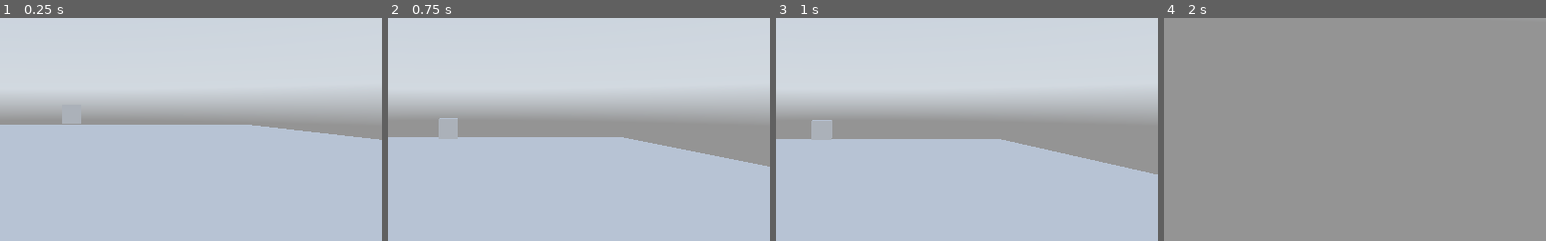
Above: before the commit, frames 1-4 (left to right).
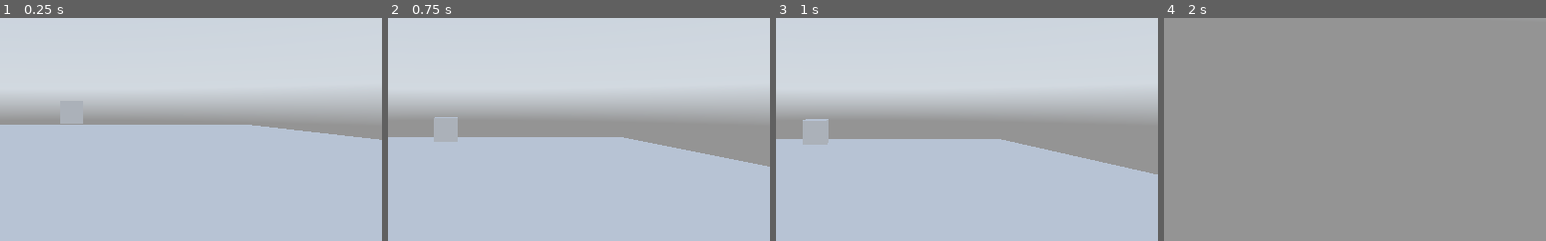
Above: after the commit, the same moments.

Repository: RichardBrowning/3DayProject
Game: Godot game, scene res://Lobby.tscn
The game is run twice, just before and just after one commit, with the same random seed, the same clock (stepped at 60 frames per second) and the same inputs. A sky picture missing from this copy of the repository is replaced by a grey-blue gradient.
Inputs (mouse positions are % of the whole screen's width and height, from its top left):
- Up to frame 1 (0.25 s): no input
- Up to frame 2 (0.75 s): tap Enter (ui_accept) at 0.5 s; move the mouse to (72, 45) at 0.52 s; hold Right (ui_right) from 0.53 s (still down); click (72, 45) at 0.67 s
- Up to frame 3 (1 s): keep holding Right (ui_right); tap Enter (ui_accept) at 0.77 s
- Up to frame 4 (2 s): move the mouse to (45, 50) at 1.27 s; release Right (ui_right) at 1.28 s; hold Up (ui_up) from 1.28 s (still down); tap Enter (ui_accept) at 1.52 s
The pictures show only the part of the screen within x 41-91%, y 31-81%; the shares and areas given below are measured in that part.

The runs differ from the first frame. In frame 1, less than 0.1% of the frame differs, in the area x 15-22%, y 44-48%; in frame 2, 0.2%; in frame 3, 0.5%, in the area x 7-15%, y 45-57%; in frame 4, nothing differs.
Error before the commit: Parse Error: Too few arguments for "move_and_slide()" call. Expected at least 1. (res://Enemy.gd:15)

Commit message:
Move and slide is successful

Diff:
--- a/Enemy.gd
+++ b/Enemy.gd
@@ -1,18 +1,25 @@
 extends KinematicBody
 
 const GRAVITY = -.2;
-var velocity = Vector3.ZERO
+const MOVE_SPEED = 3.5;
+onready var target_position = get_parent().get_node("CollisionArea").transform.origin;
+
 # Declare member variables here. Examples:
 # var a = 2
 # var b = "text"
-
+var isMoving = true;
 
 # Called when the node enters the scene tree for the first time.
 func _ready():
 	pass # Replace with function body.
 
-func _physics_process(delta):
-	move_and_slide();
+func _process(delta):
+	if isMoving:
+		var dir = (target_position - translation).normalized()
+		move_and_slide(dir);
+	#print(target_position)
+
+# func _physics_process(delta):
 # Called every frame. 'delta' is the elapsed time since the previous frame.
 #func _process(delta):
 #	pass
--- a/Lobby.tscn
+++ b/Lobby.tscn
@@ -59,11 +59,8 @@
 
 [node name="Camera" type="Camera" parent="CharBody/Neck"]
 
-[node name="CollisionArea" type="Position3D" parent="CharBody"]
-transform = Transform( 7, 0, 0, 0, 7, 0, 0, 0, 7, 0, -0.1073, 0.0286007 )
-
 [node name="Enemy" type="KinematicBody" parent="."]
-transform = Transform( 1, 0, 0, 0, 1, 0, 0, 0, 1, 0, 0.738159, -8.60215 )
+transform = Transform( 1, 0, 0, 0, 1, 0, 0, 0, 1, 0, 0.91713, -6.32922 )
 script = ExtResource( 4 )
 
 [node name="MeshInstance" type="MeshInstance" parent="Enemy"]
@@ -73,3 +70,6 @@
 [node name="CollisionShape" type="CollisionShape" parent="Enemy"]
 transform = Transform( 0.5, 0, 0, 0, 0.5, 0, 0, 0, 0.5, 0, 0, 0 )
 shape = SubResource( 9 )
+
+[node name="CollisionArea" type="Position3D" parent="."]
+transform = Transform( 7, 0, 0, 0, 7, 0, 0, 0, 7, 0, 0.765028, 8.32274 )
